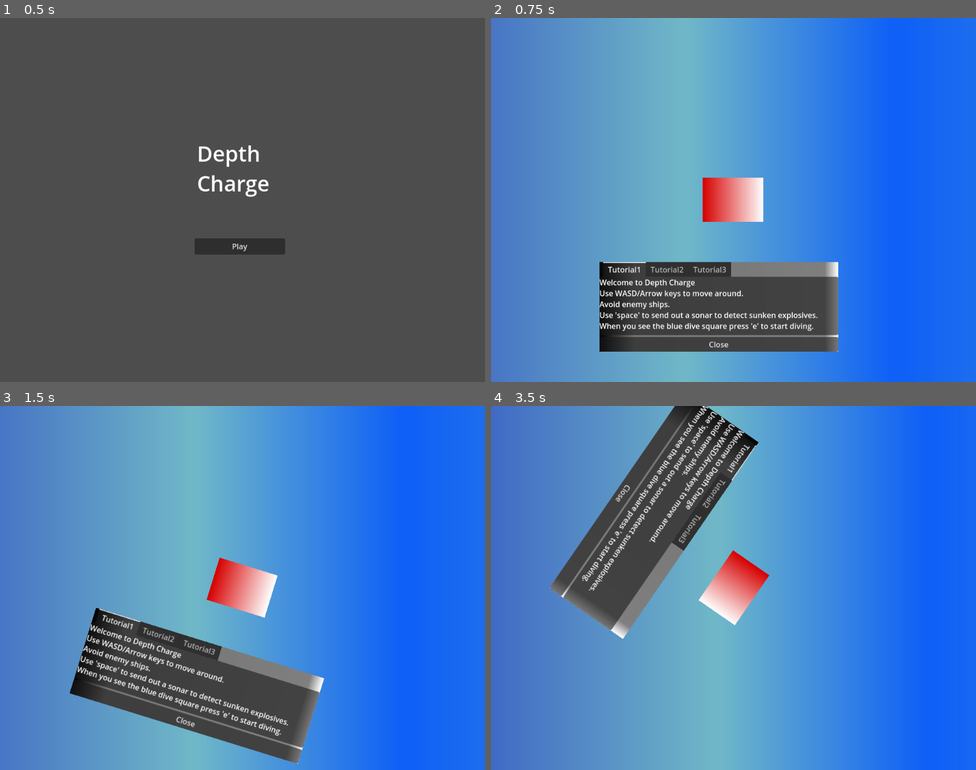
Above: before the commit, frames 1-4 (two rows, left to right).
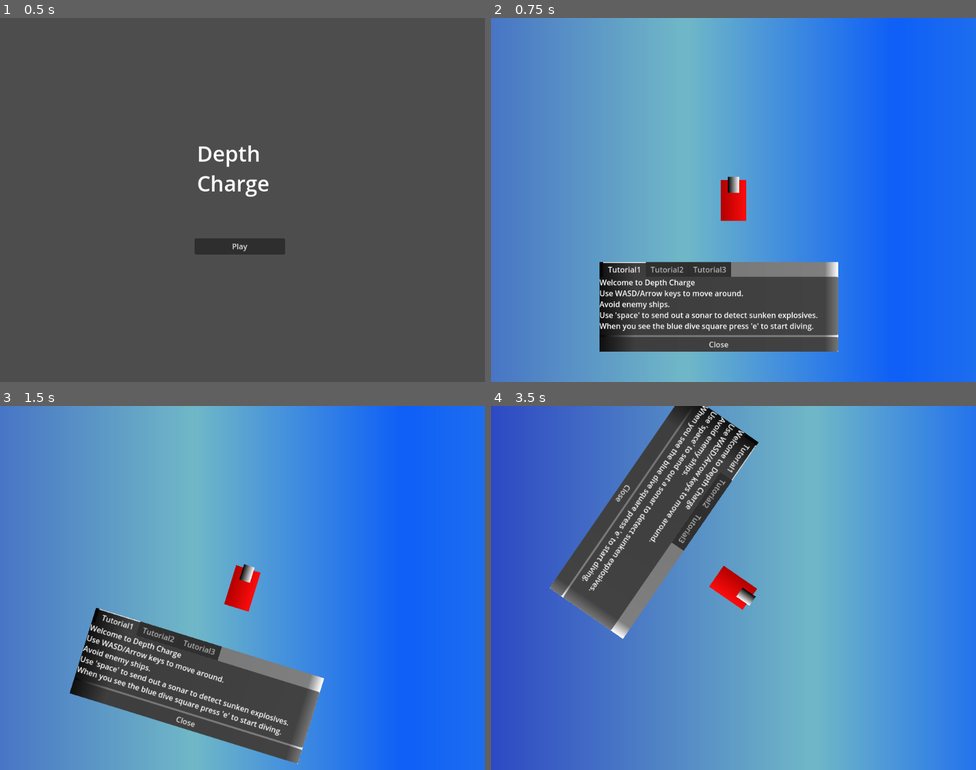
Above: after the commit, the same moments.

Repository: malceore/LD57
Game: Godot game, scene res://scenes/main/main_game.tscn
Two runs of this game, one before a commit and one after it. Both use one fixed random seed, a clock stepped at 60 frames per second and the inputs below.
Inputs:
- Up to frame 1 (0.5 s): no input
- Up to frame 2 (0.75 s): click "Play" at 0.5 s
- Up to frame 3 (1.5 s): tap Enter at 1.25 s; hold Right (right) from 1.28 s (still down); tap E (dive) at 1.35 s
- Up to frame 4 (3.5 s): release Right (right) at 2.03 s; hold S (down) 2.03-2.78 s; tap E (dive) at 2.1, 3.05 s; hold Right (right) from 2.78 s (still down); tap Space (sonar) at 2.85 s

Frame 1 is identical in both runs. In frame 2, 1.5% of the frame differs, in the area x 43-57%, y 43-56%; in frame 3, 1.5%; in frame 4, 74%, in the area x 0-96%, y 0-100%.

Commit message:
fixed sonar and camera not on ship when leaving dive game

Diff:
--- a/scenes/main/main_game.gd
+++ b/scenes/main/main_game.gd
@@ -13,11 +13,11 @@
 
 func _on_stealth_game_dive(location) -> void:
 	current_dive_spot = dive_spots[location].instantiate()
-	get_tree().root.add_child(current_dive_spot)
+	get_tree().root.get_node("main_game").add_child(current_dive_spot)
 	current_dive_spot.get_node("hook").get_node("hook").get_node("Camera2D").make_current()
 	remove_child($stealth_game)
 
 func _on_dive_game_end_game_pressed() -> void:
+	current_dive_spot.queue_free()
+	get_tree().root.get_node("main_game").add_child(stealth_game_scene)
 	stealth_game_scene.get_node("Camera2D").make_current()
-	current_dive_spot.queue_free()
-	get_tree().root.add_child(stealth_game_scene)
--- a/scenes/stealth_game/dive_spot/dive_spot.tscn
+++ b/scenes/stealth_game/dive_spot/dive_spot.tscn
@@ -18,6 +18,7 @@
 shape = SubResource("CircleShape2D_ipj4b")
 
 [node name="Sprite2D" type="Sprite2D" parent="."]
+visible = false
 position = Vector2(0, 1.96695e-06)
 scale = Vector2(0.21875, 56)
 texture = SubResource("GradientTexture1D_3lwl4")
--- a/scenes/stealth_game/ship.gd
+++ b/scenes/stealth_game/ship.gd
@@ -4,7 +4,7 @@
 
 var current_area = null
 
-var speed = 100.0
+var speed = 400.0
 var rotation_speed = 1.5
 
 func _process(delta):
--- a/scenes/stealth_game/stealth_game.tscn
+++ b/scenes/stealth_game/stealth_game.tscn
@@ -13,17 +13,21 @@
 [sub_resource type="GradientTexture1D" id="GradientTexture1D_7o2pb"]
 gradient = SubResource("Gradient_tlene")
 
-[sub_resource type="Gradient" id="Gradient_hikq7"]
-colors = PackedColorArray(0.843137, 0, 0, 1, 1, 1, 1, 1)
+[sub_resource type="Gradient" id="Gradient_sqlxv"]
+colors = PackedColorArray(0.701961, 0, 0, 1, 1, 0.0509804, 0.0509804, 1)
 
-[sub_resource type="GradientTexture1D" id="GradientTexture1D_u3qtp"]
-gradient = SubResource("Gradient_hikq7")
-width = 128
+[sub_resource type="GradientTexture1D" id="GradientTexture1D_ygplh"]
+gradient = SubResource("Gradient_sqlxv")
+
+[sub_resource type="Gradient" id="Gradient_ygplh"]
+
+[sub_resource type="GradientTexture1D" id="GradientTexture1D_23whf"]
+gradient = SubResource("Gradient_ygplh")
 
 [sub_resource type="RectangleShape2D" id="RectangleShape2D_7o2pb"]
 
 [sub_resource type="CircleShape2D" id="CircleShape2D_hikq7"]
-radius = 200.0
+radius = 400.0
 
 [sub_resource type="Curve2D" id="Curve2D_gso01"]
 _data = {
@@ -64,19 +68,20 @@
 position = Vector2(2895, 1937)
 script = ExtResource("1_7o2pb")
 
-[node name="TextureRect" type="TextureRect" parent="ship"]
-offset_left = -65.0
-offset_top = -47.0
-offset_right = 63.0
-offset_bottom = 46.0
-texture = SubResource("GradientTexture1D_u3qtp")
+[node name="Sprite2D" type="Sprite2D" parent="ship"]
+position = Vector2(0, 1)
+scale = Vector2(0.210937, 85.9999)
+texture = SubResource("GradientTexture1D_ygplh")
+
+[node name="Sprite2D" type="Sprite2D" parent="ship/Sprite2D"]
+position = Vector2(0, -0.383721)
+scale = Vector2(0.431111, 0.395351)
+texture = SubResource("GradientTexture1D_23whf")
 
 [node name="CollisionShape2D" type="CollisionShape2D" parent="ship"]
-visible = false
 shape = SubResource("RectangleShape2D_7o2pb")
 
 [node name="sonar" type="Area2D" parent="ship"]
-visible = false
 
 [node name="CollisionShape2D" type="CollisionShape2D" parent="ship/sonar"]
 shape = SubResource("CircleShape2D_hikq7")
Not shown: 1 places in scenes/stealth_game/stealth_game.tscn that only renumber resources
